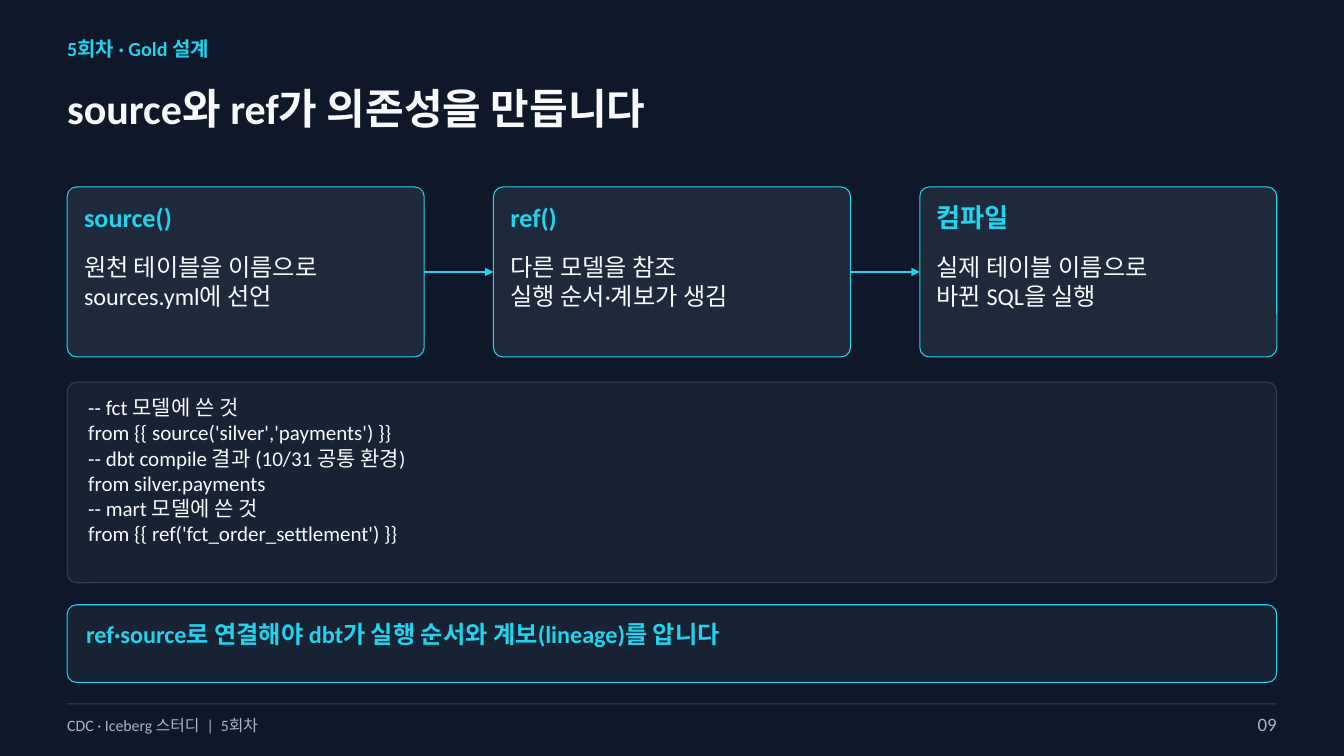
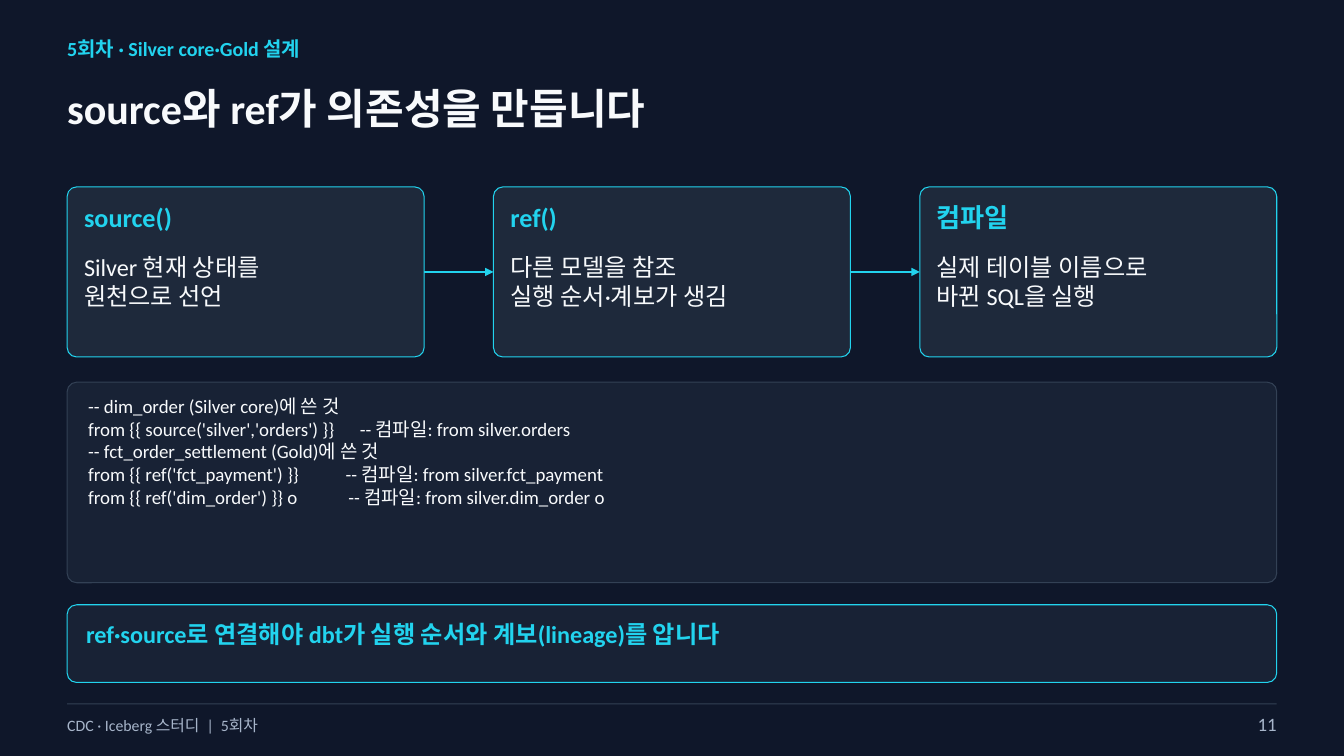
Before and after one commit to kim-dabin/cdc-lakehouse-study, a slide deck: slide 11 of labs/session05/slides/05-session05-student.pptx (slide 9 before the commit). Drawn at 1344x756 pixels with LibreOffice and Linux fonts; fonts in the diff are those of the drawing. Boxes give left, top, right and bottom in pixels: in the first picture for what was removed or moved away, otherwise in the second. Text is boxed around its words. In the diff, an @@ line names an element or a change of style, - is before the commit and + after.

```diff
--- a/labs/session05/slides/05-session05-student.pptx
+++ b/labs/session05/slides/05-session05-student.pptx
@@ text at box(67, 39, 301, 58): text changed @@
-5회차 · Gold 설계
+5회차 · Silver core·Gold 설계
@@ text at box(84, 256, 260, 307): text changed @@
-원천 테이블을 이름으로
-sources.yml에 선언
+Silver 현재 상태를
+원천으로 선언
@@ text at box(88, 397, 605, 507): text changed; size 15 to 13.5 pt @@
--- fct 모델에 쓴 것
-from {{ source('silver','payments') }}
--- dbt compile 결과 (10/31 공통 환경)
-from silver.payments
--- mart 모델에 쓴 것
-from {{ ref('fct_order_settlement') }}
+-- dim_order (Silver core)에 쓴 것
+from {{ source('silver','orders') }} -- 컴파일: from silver.orders
+-- fct_order_settlement (Gold)에 쓴 것
+from {{ ref('fct_payment') }} -- 컴파일: from silver.fct_payment
+from {{ ref('dim_order') }} o -- 컴파일: from silver.dim_order o
@@ text at box(1258, 719, 1277, 731): text changed @@
-09
+11
```
Also in this commit, not shown: 27 other slides changed, 3 slides added, 1 slide removed, 1 other file.
